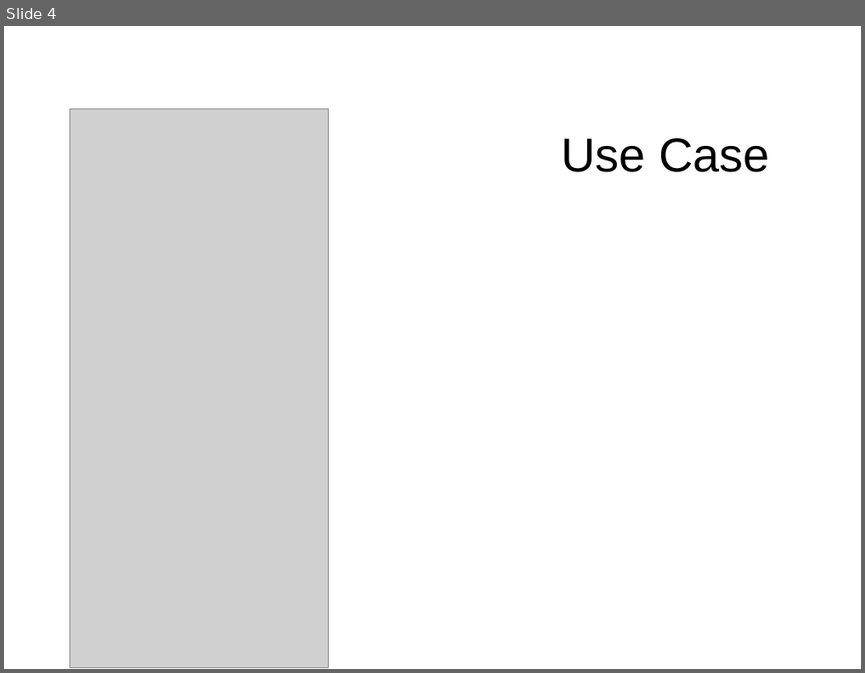
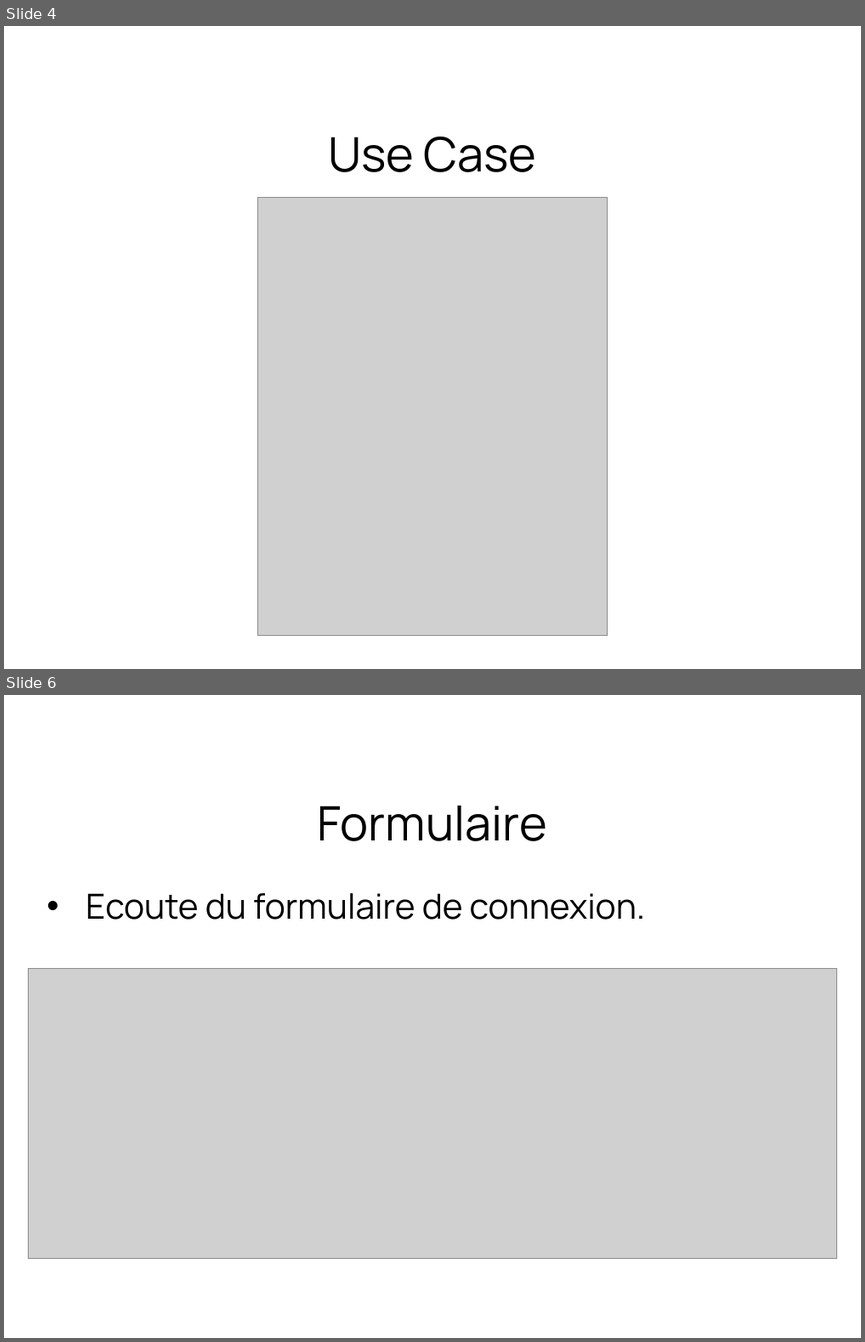
Before and after one commit to Manonrtnt/Rezeed, a slide deck: sql/redeez.odp. Shown one above the other, each under a label of ours: slide 4 before the commit, slides 4 and 6 after it; the slides between them are not shown. The pictures are 865x673 and 865x1342 pixels, drawn with LibreOffice and Linux fonts; fonts in the diff are those of the drawing; grey boxes stand for pictures; background and template pictures are left out. Boxes give left, top, right and bottom in pixels: in the first picture for what was removed or moved away, otherwise in the second. Text is boxed around its words. In the diff, an @@ line names an element or a change of style, - is before the commit and + after.

```diff
--- a/sql/redeez.odp
+++ b/sql/redeez.odp
@@ slide 6 added at (4,695,861,1338), background #FFFFFF @@
@@ title added at (318,805,547,841), 44 pt, text #000000 @@
+Formulaire
@@ text added at (86,893,645,919), 32 pt, text #000000 @@
+• Ecoute du formulaire de connexion.
@@ picture added at (28,968,837,1258) @@
@@ slide 4 changed as well @@
@@ title "Use Case" at (328,136,536,172): font Arial to Manrope @@
@@ picture: place and size @@
-picture at (70,108,328,668)
+picture at (257,197,608,635)
```
Also in this commit, not shown: 2 other slides changed, 10 other slides added, 1 slide removed, 13 other files.
